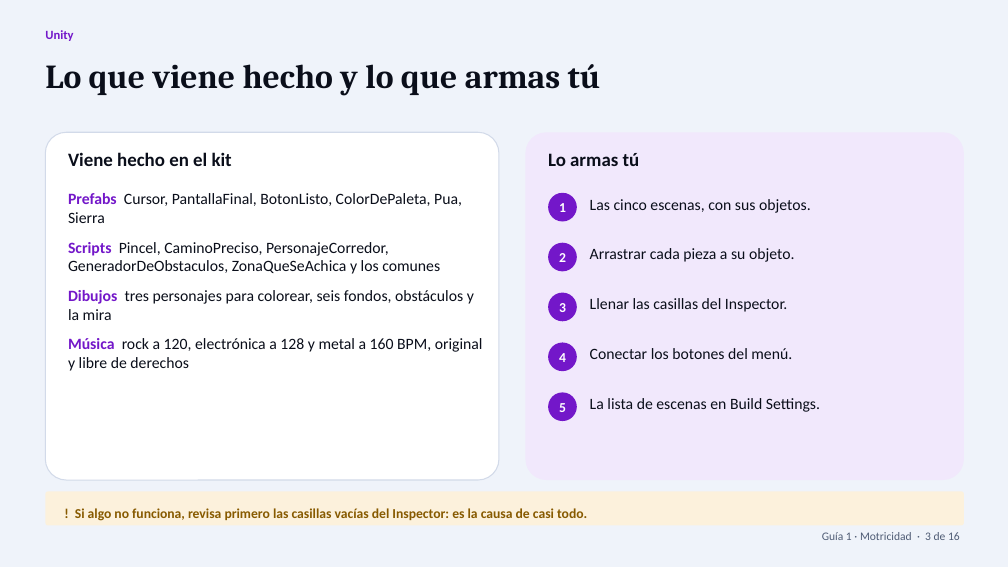
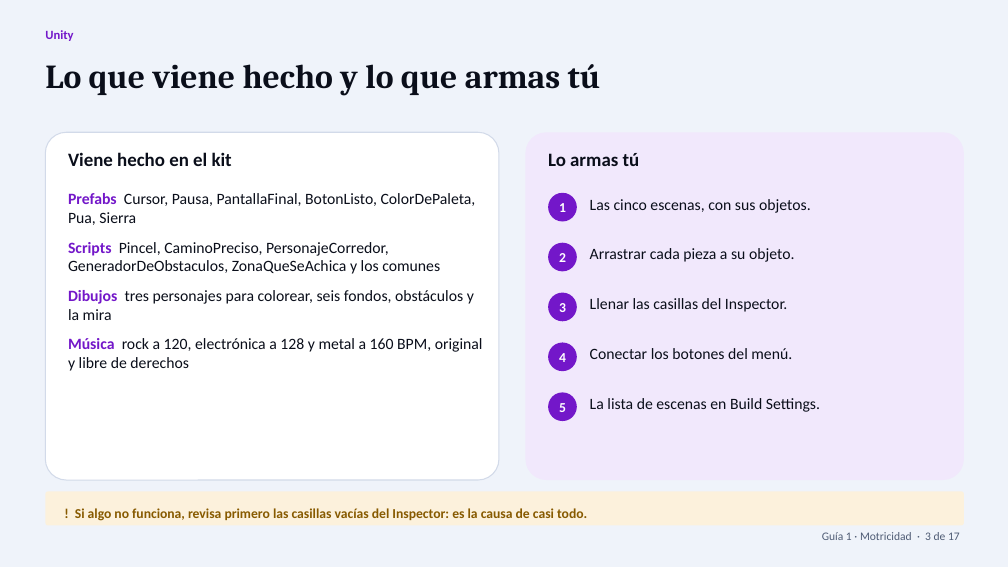
Before and after one commit to profenapaipa/semillero_tecnologia_con_sentido, a slide deck: slide 3 of docs/descargas/unity/Guia1_Motricidad.pptx. Drawn at 1008x567 pixels with LibreOffice and Linux fonts; fonts in the diff are those of the drawing. Boxes give left, top, right and bottom in pixels: in the first picture for what was removed or moved away, otherwise in the second. Text is boxed around its words. In the diff, an @@ line names an element or a change of style, - is before the commit and + after.

Commit message:
Publica la version 2 de los kits de Unity y suma la pausa a las guias
LO QUE CAMBIA PARA LOS ESTUDIANTES
Los kits de los dos equipos traen ahora estabilidad, sincronizacion mas
fina, efectos de sonido, ajustes con calibracion de latencia, recuperacion
de memoria en el pincel y un prefab Pausa. La Guia 1 de cada equipo gana un
paso: arrastrar el prefab Pausa a cada escena de juego y escribir el nombre
del juego y la categoria. Las capturas de las guias son las de esta version.

LO MEDIDO ANTES Y DESPUES
Con un jugador simulado en un ejecutable real: la irregularidad del avance
de la cancion por cuadro bajo de 10,0 ms a menos de 1 ms, y los cuadros en
que la cancion no avanzaba, de 67 % a 0 %. dspTime avanza a saltos de un
buffer de audio y las notas se dibujaban con ese valor tal cual.

La pausa usa AudioListener.pause y no solo timeScale cero: con timeScale
cero la musica sigue sonando (el reloj de audio avanzo 1,003 s en un segundo
de pausa), y con AudioListener.pause se detiene (0,000 s). Pausar a mitad de
la cancion y reanudar no desfasa nada: 112 de 112 notas perfectas al final.

LO QUE LAS PRUEBAS ENCONTRARON
El boton de pausa se encimaba con el puntaje del juego ritmico, y la
categoria de una partida quedaba guardada para la siguiente. Los dos estan
corregidos. Pasan 55 comprobaciones del jugador simulado: 23 en el menu
unificado, 17 en motricidad y 15 en ritmo.

NO COMPROBADO
La tecla Escape real, la pausa por perdida de foco, la captura del mouse en
el navegador, y como suenan los efectos y las canciones. La bitacora lo dice.

MEDIDO
Las cuatro auditorias pasan, y las dos guias cargan todas sus diapositivas
(17 y 14) sin errores de JavaScript.

```diff
--- a/docs/descargas/unity/Guia1_Motricidad.pptx
+++ b/docs/descargas/unity/Guia1_Motricidad.pptx
@@ text at box(68, 193, 476, 225): text changed @@
-Prefabs Cursor, PantallaFinal, BotonListo, ColorDePaleta, Pua, Sierra
+Prefabs Cursor, Pausa, PantallaFinal, BotonListo, ColorDePaleta, Pua, Sierra
@@ text at box(822, 532, 960, 540): text changed @@
-Guía 1 · Motricidad · 3 de 16
+Guía 1 · Motricidad · 3 de 17
```
Also in this commit, not shown: 15 other slides changed, 1 slide added, 42 other files.
